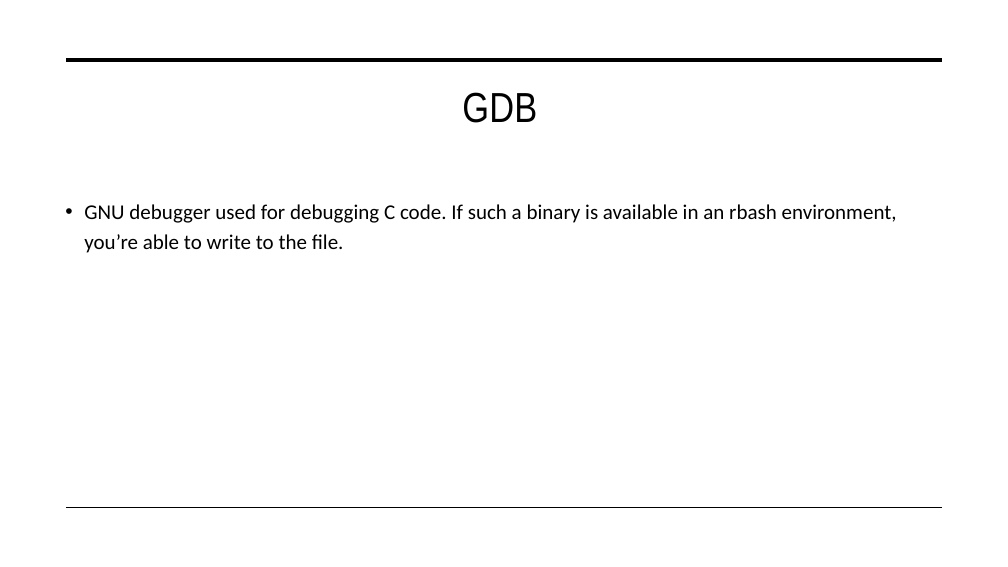
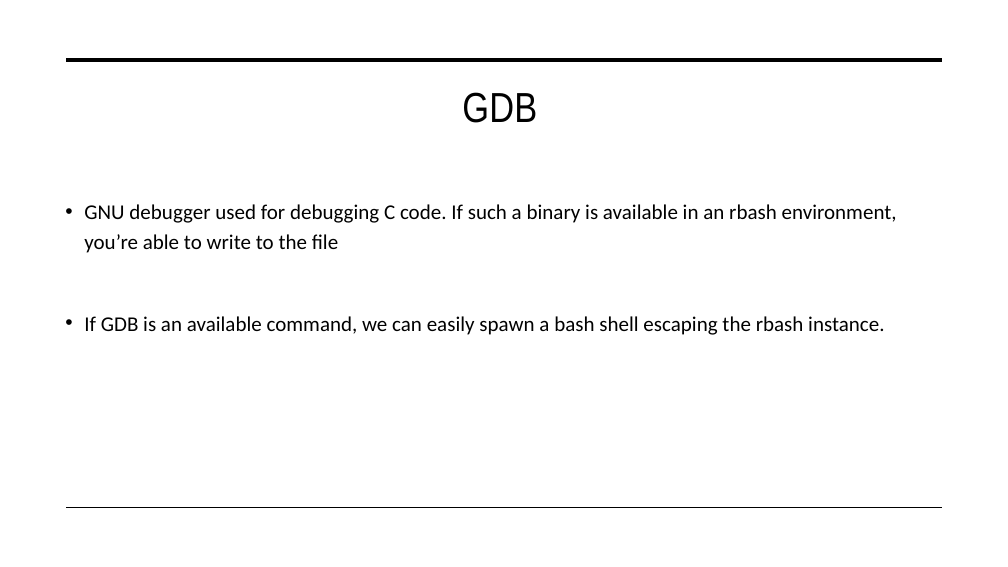
Before and after one commit to aqeebhussain122/hpc-offensive-security, a slide deck: slide 9 of Offensive Security Tactics for Linux Professionals - Linux Restricted Shell Escapes.pptx. Drawn at 1008x567 pixels with LibreOffice and Linux fonts; fonts in the diff are those of the drawing. Boxes give left, top, right and bottom in pixels: in the first picture for what was removed or moved away, otherwise in the second. Text is boxed around its words. In the diff, an @@ line names an element or a change of style, - is before the commit and + after.

```diff
--- a/Offensive Security Tactics for Linux Professionals - Linux Restricted Shell Escapes.pptx
+++ b/Offensive Security Tactics for Linux Professionals - Linux Restricted Shell Escapes.pptx
@@ text at (84,204,897,335): text changed @@
-• GNU debugger used for debugging C code. If such a binary is available in an rbash environment, you’re able to write to the file.
+• GNU debugger used for debugging C code. If such a binary is available in an rbash environment, you’re able to write to the file
+• If GDB is an available command, we can easily spawn a bash shell escaping the rbash instance.
```
Also in this commit, not shown: 1 other slide changed, 3 slides added, 9 other files.
